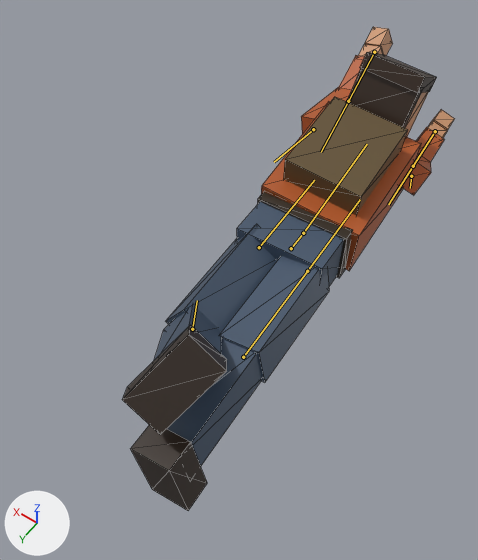
What one commit did to the glTF model assets/models/survivor.glb.
The view is the same before and after, from a 50 mm camera at (-0.76, 1.39, 2.01) aimed at (0.09, 0.2, 0.14). Arrows for +X, +Y and +Z are at lower left; the lights stay in place. The picture after the commit comes second. Both versions are drawn at frame 8 of the action 'crawl'; the numbers are the values there. The bones that change, and the others that lie on the model, are drawn over the model as lines. Mesh edges are drawn as thin lines.

Names of what the first picture shows: 'survivor'.
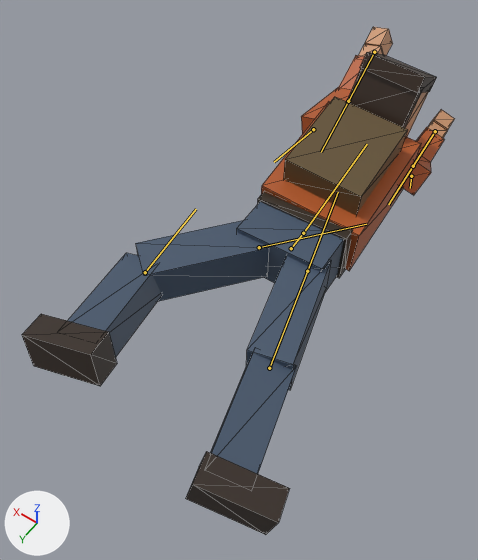
Where the change shows, as pixel boxes [x1, y1, x2, y2] in the pictures (478 x 560 px):
'survivor', posed (30% wider)
    before: [122, 27, 455, 511]
    after: [22, 27, 455, 535]
bone 'thigh_l', root to tip
    before: (259, 247) to (314, 180)
    after: (259, 247) to (366, 224)
bone 'shin_l', root to tip
    before: (192, 329) to (197, 300)
    after: (145, 272) to (196, 209)
bone 'thigh_r', root to tip
    before: (307, 271) to (360, 199)
    after: (307, 271) to (338, 192)
bone 'shin_r', root to tip
    before: (243, 357) to (307, 271)
    after: (269, 368) to (307, 271)

The change in detail:
Bone 'thigh_l' (bone_thigh_l) turns from (0, 33, 0) to (0, 0, 41) degrees about its own x, y and z.
Bone 'shin_l' (bone_shin_l) turns from (52, 0, 0) to (52, 77, 0) degrees about its own x, y and z.
Bone 'thigh_r' (bone_thigh_r) turns from (0, -10, 0) to (0, 0, -13) degrees about its own x, y and z.
Bone 'shin_r' (bone_shin_r) turns from (0, 0, 0) to (0, -77, 0) degrees about its own x, y and z.
